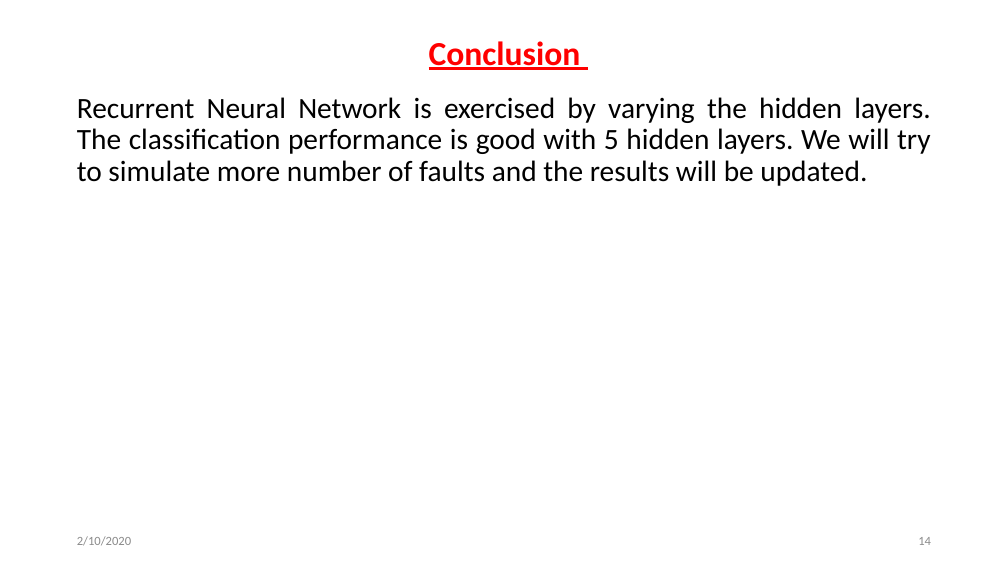
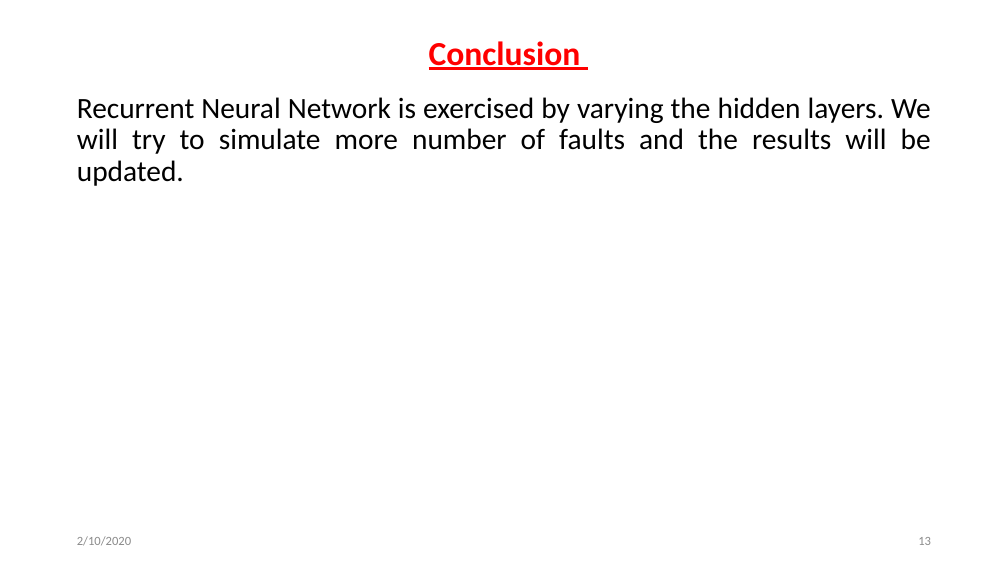
Before and after one commit to svec-final-year-project-eee/Project, a slide deck: slide 13 of Reviews/second review/Second Oral Presentation.pptx (slide 14 before the commit). Drawn at 1008x567 pixels with LibreOffice and Linux fonts; fonts in the diff are those of the drawing. Boxes give left, top, right and bottom in pixels: in the first picture for what was removed or moved away, otherwise in the second. Text is boxed around its words. In the diff, an @@ line names an element or a change of style, - is before the commit and + after.

```diff
--- a/Reviews/second review/Second Oral Presentation.pptx
+++ b/Reviews/second review/Second Oral Presentation.pptx
@@ text at (77, 97, 931, 186): text changed @@
-Recurrent Neural Network is exercised by varying the hidden layers. The classification performance is good with 5 hidden layers. We will try to simulate more number of faults and the results will be updated.
+Recurrent Neural Network is exercised by varying the hidden layers. We will try to simulate more number of faults and the results will be updated.
@@ page number at (918, 537, 931, 545): text changed @@
-14
+13
```
Also in this commit, not shown: 6 other slides changed, 1 slide removed.
